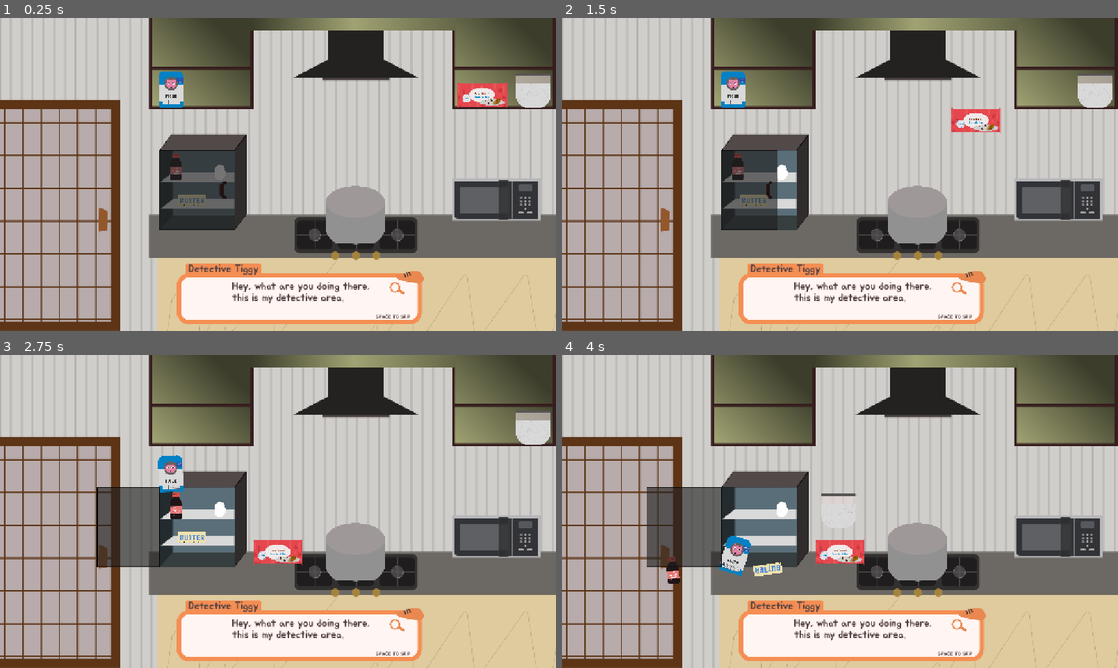
Above: before the commit, frames 1-4 (two rows, left to right).
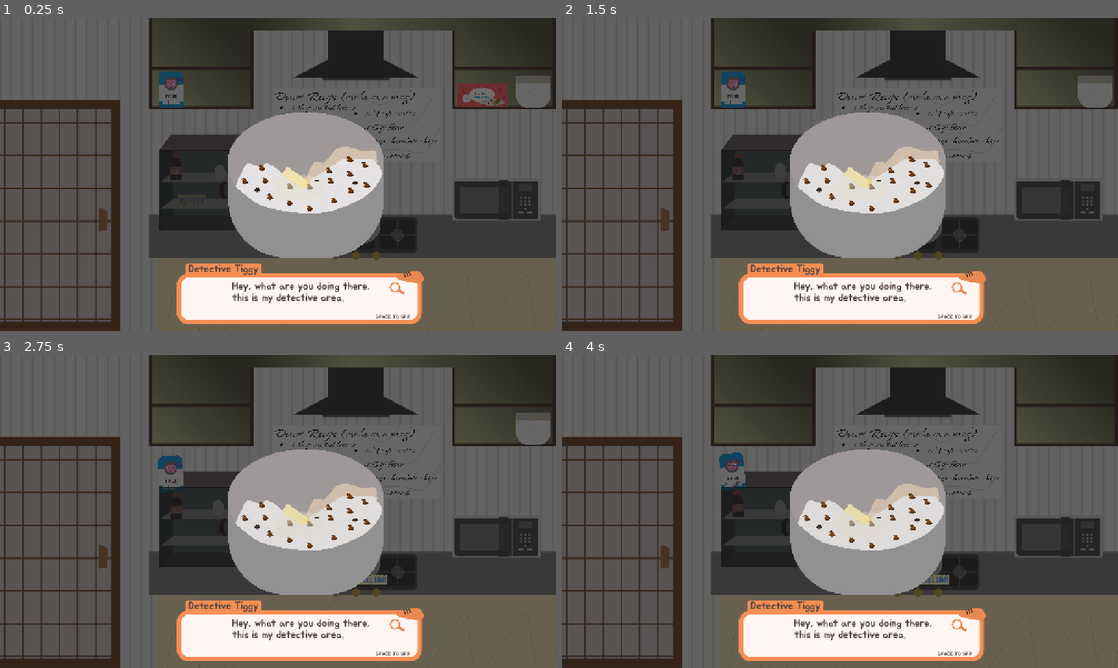
Above: after the commit, the same moments.

Repository: justvishy12/Detective-Tiggy
Game: Godot game, scene res://scenes/kitchen.tscn
Two runs of this game, one before a commit and one after it. Both use one fixed random seed, a clock stepped at 60 frames per second and the inputs below. This scene is started directly instead of the project's main scene.
Inputs (mouse positions are in pixels of both pictures, inside the frame that each line leads up to):
- Up to frame 1 (0.25 s): no input
- Up to frame 2 (1.5 s): tap Enter (ui_accept) at 0.5, 1.25 s; drag from (756, 199) to (895, 105) at 0.52 s; drag from (1045, 96) to (840, 174) at 1.27 s
- Up to frame 3 (2.75 s): move the mouse to (172, 426) at 2.02 s; hold Right from 2.03 s (still down); tap Alt at 2.1 s; click (172, 426) at 2.17 s
- Up to frame 4 (4 s): release Right at 2.75 s; drag from (739, 508) to (673, 464) at 2.77 s; drag from (1095, 426) to (840, 511) at 3.52 s

The runs differ from the first frame. In frame 1, 81% of the frame differs, in the area x 0-100%, y 0-100%; in frame 2, 81%; in frame 3, 80%; in frame 4, 80%.

Commit message:
Fade logic
I have added the next part of the kitchen where the user is mixing the desert recipe, and I have learned how to make it fade smooth!

Diff:
--- a/tigy-moves/scenes/kitchen.tscn
+++ b/tigy-moves/scenes/kitchen.tscn
@@ -18,6 +18,12 @@
 [ext_resource type="Texture2D" uid="uid://vq788cv73ypa" path="res://assets/kitchen items/bowll.png" id="14_88wuv"]
 [ext_resource type="Texture2D" uid="uid://bepfjncllhjay" path="res://assets/kitchen items/doorC.png" id="15_acu1m"]
 [ext_resource type="Texture2D" uid="uid://b7aaers55r3os" path="res://assets/kitchen items/doorO.png" id="16_87bic"]
+[ext_resource type="Texture2D" uid="uid://bwg0hdslmto5s" path="res://assets/Desert Recipe.png" id="19_k1cyo"]
+[ext_resource type="Texture2D" uid="uid://bpdive2tdxe6h" path="res://assets/kitchen items/mixed.png" id="20_e7cmp"]
+[ext_resource type="Texture2D" uid="uid://b5itui1lhfx38" path="res://assets/kitchen items/unmixed.png" id="21_f125y"]
+
+[sub_resource type="RectangleShape2D" id="RectangleShape2D_d7jr1"]
+size = Vector2(947, 715)
 
 [sub_resource type="RectangleShape2D" id="RectangleShape2D_ldxs4"]
 size = Vector2(66, 26)
@@ -224,9 +230,6 @@
 &"open": SubResource("Animation_k1cyo")
 }
 
-[sub_resource type="RectangleShape2D" id="RectangleShape2D_d7jr1"]
-size = Vector2(1276, 715)
-
 [sub_resource type="RectangleShape2D" id="RectangleShape2D_jet7i"]
 size = Vector2(211.25, 20)
 
@@ -241,6 +244,10 @@
 
 [sub_resource type="RectangleShape2D" id="RectangleShape2D_4h3hs"]
 size = Vector2(142, 20)
+
+[sub_resource type="CapsuleShape2D" id="CapsuleShape2D_0kpj8"]
+radius = 142.9868
+height = 392.01294
 
 [node name="Node2D" type="Node2D" unique_id=1596799426]
 script = ExtResource("1_acu1m")
@@ -261,6 +268,175 @@
 offset_right = 1247.0
 offset_bottom = 468.0
 mouse_default_cursor_shape = 2
+
+[node name="border" type="Area2D" parent="." unique_id=561512033]
+visible = false
+modulate = Color(1, 1, 1, 0)
+
+[node name="CollisionShape2D" type="CollisionShape2D" parent="border" unique_id=892649574]
+position = Vector2(803.5, 358.5)
+shape = SubResource("RectangleShape2D_d7jr1")
+
+[node name="Bowll" type="Sprite2D" parent="." unique_id=1366128083]
+position = Vector2(820, 466.00003)
+scale = Vector2(0.08219851, 0.0821985)
+texture = ExtResource("14_88wuv")
+
+[node name="Butter" type="RigidBody2D" parent="." unique_id=180763024 groups=["ingredients"]]
+position = Vector2(443, 419)
+input_pickable = true
+script = ExtResource("9_87bic")
+
+[node name="Butter2" type="Sprite2D" parent="Butter" unique_id=460479774]
+position = Vector2(-1, 3.0517578e-05)
+scale = Vector2(0.28488377, 0.28488377)
+texture = ExtResource("8_k1jr4")
+
+[node name="CollisionShape2D" type="CollisionShape2D" parent="Butter" unique_id=1535981923]
+position = Vector2(-1, 0)
+shape = SubResource("RectangleShape2D_ldxs4")
+
+[node name="Chocolate" type="RigidBody2D" parent="." unique_id=1205048883 groups=["ingredients"]]
+position = Vector2(1109, 178)
+input_pickable = true
+script = ExtResource("9_87bic")
+
+[node name="ChocolateChips" type="Sprite2D" parent="Chocolate" unique_id=1892285315]
+position = Vector2(1, -1)
+scale = Vector2(0.266279, 0.266279)
+texture = ExtResource("9_umms5")
+
+[node name="CollisionShape2D" type="CollisionShape2D" parent="Chocolate" unique_id=519508582]
+position = Vector2(0.5, -1)
+shape = SubResource("RectangleShape2D_0kpj8")
+
+[node name="Flour" type="RigidBody2D" parent="." unique_id=1396237039 groups=["ingredients"]]
+position = Vector2(394, 167)
+input_pickable = true
+script = ExtResource("9_87bic")
+
+[node name="Flour2" type="Sprite2D" parent="Flour" unique_id=1940048332]
+position = Vector2(0, -3)
+scale = Vector2(0.25681803, 0.25681806)
+texture = ExtResource("10_ktc20")
+
+[node name="CollisionShape2D" type="CollisionShape2D" parent="Flour" unique_id=1797307924]
+position = Vector2(0, -3)
+shape = SubResource("RectangleShape2D_w173s")
+
+[node name="Vanila" type="RigidBody2D" parent="." unique_id=1484847621 groups=["ingredients"]]
+position = Vector2(405, 351)
+input_pickable = true
+script = ExtResource("9_87bic")
+
+[node name="Vanilla" type="Sprite2D" parent="Vanila" unique_id=1532786921]
+position = Vector2(6.1035156e-05, -9)
+scale = Vector2(0.2411503, 0.24115029)
+texture = ExtResource("11_bs8bs")
+
+[node name="CollisionShape2D" type="CollisionShape2D" parent="Vanila" unique_id=1979480995]
+position = Vector2(-0.5, -9)
+shape = SubResource("RectangleShape2D_48q5p")
+
+[node name="Sugar" type="RigidBody2D" parent="." unique_id=986341801 groups=["ingredients"]]
+position = Vector2(1229.0001, 167)
+input_pickable = true
+script = ExtResource("9_87bic")
+
+[node name="Sugar2" type="Sprite2D" parent="Sugar" unique_id=2065814834]
+position = Vector2(-1.0001221, 0)
+scale = Vector2(0.26858103, 0.26858103)
+texture = ExtResource("12_88wuv")
+
+[node name="CollisionShape2D" type="CollisionShape2D" parent="Sugar" unique_id=586085950]
+position = Vector2(-1.0001221, -0.5)
+shape = SubResource("RectangleShape2D_yexw1")
+
+[node name="Egg" type="RigidBody2D" parent="." unique_id=345838805 groups=["ingredients"]]
+position = Vector2(506, 355)
+input_pickable = true
+script = ExtResource("9_87bic")
+
+[node name="Egg2" type="Sprite2D" parent="Egg" unique_id=1109630358]
+scale = Vector2(0.22033887, 0.22033887)
+texture = ExtResource("13_umms5")
+
+[node name="CollisionShape2D" type="CollisionShape2D" parent="Egg" unique_id=621596958]
+shape = SubResource("CapsuleShape2D_ldxs4")
+
+[node name="DoorC" type="Sprite2D" parent="." unique_id=232497578]
+modulate = Color(0.3180198, 0.31801978, 0.31801975, 1)
+position = Vector2(454, 396)
+texture = ExtResource("15_acu1m")
+
+[node name="DoorO" type="Sprite2D" parent="." unique_id=194833472]
+modulate = Color(0.3180198, 0.31801978, 0.31801975, 1)
+position = Vector2(366.75, 396)
+scale = Vector2(0.00867052, 1)
+texture = ExtResource("16_87bic")
+
+[node name="AnimationPlayer" type="AnimationPlayer" parent="." unique_id=2057616898]
+libraries/ = SubResource("AnimationLibrary_3fy06")
+
+[node name="fridge" type="Button" parent="." unique_id=694302824]
+modulate = Color(1, 1, 1, 0)
+offset_left = 360.0
+offset_top = 299.0
+offset_right = 546.9999
+offset_bottom = 493.0
+mouse_default_cursor_shape = 2
+
+[node name="StaticBody2D" type="StaticBody2D" parent="." unique_id=1454800911]
+
+[node name="CollisionShape2D" type="CollisionShape2D" parent="StaticBody2D" unique_id=1548559226]
+position = Vector2(452, 520)
+shape = SubResource("RectangleShape2D_jet7i")
+
+[node name="CollisionShape2D6" type="CollisionShape2D" parent="StaticBody2D" unique_id=157883936]
+position = Vector2(347, 273.5)
+shape = SubResource("RectangleShape2D_k1cyo")
+
+[node name="CollisionShape2D7" type="CollisionShape2D" parent="StaticBody2D" unique_id=1991224918]
+position = Vector2(1276, 279)
+shape = SubResource("RectangleShape2D_k1cyo")
+
+[node name="CollisionShape2D8" type="CollisionShape2D" parent="StaticBody2D" unique_id=1422029479]
+position = Vector2(814, 4.50002)
+rotation = -1.5707964
+shape = SubResource("RectangleShape2D_3fy06")
+
+[node name="CollisionShape2D2" type="CollisionShape2D" parent="StaticBody2D" unique_id=288417879]
+position = Vector2(652, 493)
+shape = SubResource("RectangleShape2D_87bic")
+
+[node name="CollisionShape2D3" type="CollisionShape2D" parent="StaticBody2D" unique_id=947693555]
+position = Vector2(828.375, 540)
+shape = SubResource("RectangleShape2D_jet7i")
+
+[node name="CollisionShape2D4" type="CollisionShape2D" parent="StaticBody2D" unique_id=1823076128]
+position = Vector2(1037, 502)
+shape = SubResource("RectangleShape2D_jet7i")
+
+[node name="CollisionShape2D5" type="CollisionShape2D" parent="StaticBody2D" unique_id=939815104]
+position = Vector2(1207, 530)
+shape = SubResource("RectangleShape2D_4h3hs")
+
+[node name="DesertRecipe" type="Sprite2D" parent="." unique_id=1071040333]
+position = Vector2(820, 247)
+scale = Vector2(0.1996181, 0.19961806)
+texture = ExtResource("19_k1cyo")
+
+[node name="Panel" type="Panel" parent="." unique_id=346473808]
+offset_left = -12.0
+offset_top = -17.0
+offset_right = 1329.0
+offset_bottom = 736.0
+mouse_filter = 1
+
+[node name="Bowll2" type="Sprite2D" parent="." unique_id=389627490]
+position = Vector2(704, 384)
+scale = Vector2(0.26123977, 0.26123974)
+texture = ExtResource("14_88wuv")
 
 [node name="Camera2D" type="Camera2D" parent="." unique_id=2066841203]
 position = Vector2(640, 360)
@@ -330,162 +506,32 @@
 visible = false
 position = Vector2(-640, -360)
 
-[node name="Bowll" type="Sprite2D" parent="." unique_id=1366128083]
-position = Vector2(817.99994, 453)
-scale = Vector2(0.23667851, 0.2366785)
-texture = ExtResource("14_88wuv")
-
-[node name="Butter" type="RigidBody2D" parent="." unique_id=180763024 groups=["ingredients"]]
-position = Vector2(443, 419)
-input_pickable = true
-script = ExtResource("9_87bic")
-
-[node name="Butter2" type="Sprite2D" parent="Butter" unique_id=460479774]
-position = Vector2(-1, 3.0517578e-05)
-scale = Vector2(0.28488377, 0.28488377)
-texture = ExtResource("8_k1jr4")
-
-[node name="CollisionShape2D" type="CollisionShape2D" parent="Butter" unique_id=1535981923]
-position = Vector2(-1, 0)
-shape = SubResource("RectangleShape2D_ldxs4")
-
-[node name="Chocolate" type="RigidBody2D" parent="." unique_id=1205048883 groups=["ingredients"]]
-position = Vector2(1109, 178)
-input_pickable = true
-script = ExtResource("9_87bic")
-
-[node name="ChocolateChips" type="Sprite2D" parent="Chocolate" unique_id=1892285315]
-position = Vector2(1, -1)
-scale = Vector2(0.266279, 0.266279)
-texture = ExtResource("9_umms5")
-
-[node name="CollisionShape2D" type="CollisionShape2D" parent="Chocolate" unique_id=519508582]
-position = Vector2(0.5, -1)
-shape = SubResource("RectangleShape2D_0kpj8")
-
-[node name="Flour" type="RigidBody2D" parent="." unique_id=1396237039 groups=["ingredients"]]
-position = Vector2(394, 167)
-input_pickable = true
-script = ExtResource("9_87bic")
-
-[node name="Flour2" type="Sprite2D" parent="Flour" unique_id=1940048332]
-position = Vector2(0, -3)
-scale = Vector2(0.25681803, 0.25681806)
-texture = ExtResource("10_ktc20")
-
-[node name="CollisionShape2D" type="CollisionShape2D" parent="Flour" unique_id=1797307924]
-position = Vector2(0, -3)
-shape = SubResource("RectangleShape2D_w173s")
-
-[node name="Vanila" type="RigidBody2D" parent="." unique_id=1484847621 groups=["ingredients"]]
-position = Vector2(405, 351)
-input_pickable = true
-script = ExtResource("9_87bic")
-
-[node name="Vanilla" type="Sprite2D" parent="Vanila" unique_id=1532786921]
-position = Vector2(6.1035156e-05, -9)
-scale = Vector2(0.2411503, 0.24115029)
-texture = ExtResource("11_bs8bs")
-
-[node name="CollisionShape2D" type="CollisionShape2D" parent="Vanila" unique_id=1979480995]
-position = Vector2(-0.5, -9)
-shape = SubResource("RectangleShape2D_48q5p")
-
-[node name="Sugar" type="RigidBody2D" parent="." unique_id=986341801 groups=["ingredients"]]
-position = Vector2(1229.0001, 167)
-input_pickable = true
-script = ExtResource("9_87bic")
-
-[node name="Sugar2" type="Sprite2D" parent="Sugar" unique_id=2065814834]
-position = Vector2(-1.0001221, 0)
-scale = Vector2(0.26858103, 0.26858103)
-texture = ExtResource("12_88wuv")
-
-[node name="CollisionShape2D" type="CollisionShape2D" parent="Sugar" unique_id=586085950]
-position = Vector2(-1.0001221, -0.5)
-shape = SubResource("RectangleShape2D_yexw1")
-
-[node name="Egg" type="RigidBody2D" parent="." unique_id=345838805 groups=["ingredients"]]
-position = Vector2(506, 355)
-input_pickable = true
-script = ExtResource("9_87bic")
-
-[node name="Egg2" type="Sprite2D" parent="Egg" unique_id=1109630358]
-scale = Vector2(0.22033887, 0.22033887)
-texture = ExtResource("13_umms5")
-
-[node name="CollisionShape2D" type="CollisionShape2D" parent="Egg" unique_id=621596958]
-shape = SubResource("CapsuleShape2D_ldxs4")
-
-[node name="DoorC" type="Sprite2D" parent="." unique_id=232497578]
-modulate = Color(0.3180198, 0.31801978, 0.31801975, 1)
-position = Vector2(454, 396)
-texture = ExtResource("15_acu1m")
-
-[node name="DoorO" type="Sprite2D" parent="." unique_id=194833472]
-modulate = Color(0.3180198, 0.31801978, 0.31801975, 1)
-position = Vector2(366.75, 396)
-scale = Vector2(0.00867052, 1)
-texture = ExtResource("16_87bic")
-
-[node name="AnimationPlayer" type="AnimationPlayer" parent="." unique_id=2057616898]
-libraries/ = SubResource("AnimationLibrary_3fy06")
-
-[node name="border" type="Area2D" parent="." unique_id=561512033]
-
-[node name="CollisionShape2D" type="CollisionShape2D" parent="border" unique_id=892649574]
-position = Vector2(639, 358.5)
-shape = SubResource("RectangleShape2D_d7jr1")
-
-[node name="fridge" type="Button" parent="." unique_id=694302824]
+[node name="Mixed" type="Sprite2D" parent="." unique_id=2017366262]
 modulate = Color(1, 1, 1, 0)
-offset_left = 360.0
-offset_top = 299.0
-offset_right = 546.9999
-offset_bottom = 493.0
-mouse_default_cursor_shape = 2
-
-[node name="StaticBody2D" type="StaticBody2D" parent="." unique_id=1454800911]
-
-[node name="CollisionShape2D" type="CollisionShape2D" parent="StaticBody2D" unique_id=1548559226]
-position = Vector2(452, 520)
-shape = SubResource("RectangleShape2D_jet7i")
-
-[node name="CollisionShape2D6" type="CollisionShape2D" parent="StaticBody2D" unique_id=157883936]
-position = Vector2(347, 273.5)
-shape = SubResource("RectangleShape2D_k1cyo")
-
-[node name="CollisionShape2D7" type="CollisionShape2D" parent="StaticBody2D" unique_id=1991224918]
-position = Vector2(1276, 279)
-shape = SubResource("RectangleShape2D_k1cyo")
-
-[node name="CollisionShape2D8" type="CollisionShape2D" parent="StaticBody2D" unique_id=1422029479]
-position = Vector2(814, 4.50002)
-rotation = -1.5707964
-shape = SubResource("RectangleShape2D_3fy06")
-
-[node name="CollisionShape2D2" type="CollisionShape2D" parent="StaticBody2D" unique_id=288417879]
-position = Vector2(652, 493)
-shape = SubResource("RectangleShape2D_87bic")
-
-[node name="CollisionShape2D3" type="CollisionShape2D" parent="StaticBody2D" unique_id=947693555]
-position = Vector2(828.375, 540)
-shape = SubResource("RectangleShape2D_jet7i")
-
-[node name="CollisionShape2D4" type="CollisionShape2D" parent="StaticBody2D" unique_id=1823076128]
-position = Vector2(1037, 502)
-shape = SubResource("RectangleShape2D_jet7i")
-
-[node name="CollisionShape2D5" type="CollisionShape2D" parent="StaticBody2D" unique_id=939815104]
-position = Vector2(1207, 530)
-shape = SubResource("RectangleShape2D_4h3hs")
+position = Vector2(704, 333.99997)
+scale = Vector2(0.261, 0.261)
+texture = ExtResource("20_e7cmp")
+
+[node name="Unmixed" type="Sprite2D" parent="." unique_id=659752338]
+position = Vector2(704, 335)
+scale = Vector2(0.261, 0.261)
+texture = ExtResource("21_f125y")
+
+[node name="mousemix" type="Area2D" parent="." unique_id=1366953315]
+
+[node name="CollisionShape2D" type="CollisionShape2D" parent="mousemix" unique_id=2086172725]
+position = Vector2(702.99994, 338.99997)
+rotation = -1.5748196
+shape = SubResource("CapsuleShape2D_0kpj8")
 
 [connection signal="pressed" from="Microwave" to="." method="_on_microwave_pressed"]
+[connection signal="body_exited" from="border" to="." method="_on_border_body_exited"]
 [connection signal="input_event" from="Butter" to="Butter" method="_on_input_event"]
 [connection signal="input_event" from="Chocolate" to="Chocolate" method="_on_input_event"]
 [connection signal="input_event" from="Flour" to="Flour" method="_on_input_event"]
 [connection signal="input_event" from="Vanila" to="Vanila" method="_on_input_event"]
 [connection signal="input_event" from="Sugar" to="Sugar" method="_on_input_event"]
 [connection signal="input_event" from="Egg" to="Egg" method="_on_input_event"]
-[connection signal="body_exited" from="border" to="." method="_on_border_body_exited"]
 [connection signal="pressed" from="fridge" to="." method="_on_fridge_pressed"]
+[connection signal="mouse_entered" from="mousemix" to="." method="_on_mousemix_mouse_entered"]
+[connection signal="mouse_exited" from="mousemix" to="." method="_on_mousemix_mouse_exited"]
--- a/tigy-moves/scripts/kitchen.gd
+++ b/tigy-moves/scripts/kitchen.gd
@@ -1,10 +1,25 @@
 extends Node2D
 var fridge = false
 var microwave = false
+var all_moved = true
+var mix = true
+var mixing = false
+var mouse_moved = true
+var mouse_position = Vector2(0,0)
 # Called when the node enters the scene tree for the first time.
 func _ready() -> void:
 	pass # Replace with function body.
 
+
+
+func check_ingredients():
+	for item in get_tree().get_nodes_in_group("ingredients"):
+		if item.global_position == item.start_position:
+			all_moved = false
+			break
+
+	if all_moved:
+		print("good")
 
 func _on_fridge_pressed() -> void:
 	if fridge == false:
@@ -49,3 +64,37 @@
 			PhysicsServer2D.BODY_STATE_TRANSFORM,
 			body.global_transform
 		)
+
+
+func fade_items():
+	if mixing and mix:
+		mouse_position = get_global_mouse_position()
+
+		while $Mixed.modulate.a < 1.0 and mix and mixing:
+			var current_position = get_global_mouse_position()
+
+			if mouse_position.distance_to(current_position) > 1:
+				mouse_moved = true
+			else:
+				mouse_moved = false
+
+			if mouse_moved:
+				$Mixed.modulate.a = min($Mixed.modulate.a + 0.01, 1.0)
+				$Unmixed.modulate.a = max($Unmixed.modulate.a - 0.01, 0.0)
+
+			mouse_position = current_position
+			await get_tree().create_timer(0.02).timeout
+
+		if $Mixed.modulate.a >= 1.0:
+			$Mixed.modulate.a = 1.0
+			$Unmixed.modulate.a = 0.0
+
+func _on_mousemix_mouse_entered() -> void:
+	mixing = true
+	print("god")
+	if mix:
+		fade_items()
+
+
+func _on_mousemix_mouse_exited() -> void:
+	mixing = false
Binary file changed: tigy-moves/assets/Desert Recipe.png
Binary file changed: tigy-moves/assets/kitchen items/bowll.png
Binary file added: tigy-moves/assets/kitchen items/microwaved.png
Not shown, added: tigy-moves/assets/kitchen items/microwaved.png.import
Binary file added: tigy-moves/assets/kitchen items/mixed.png
Not shown, added: tigy-moves/assets/kitchen items/mixed.png.import
Binary file added: tigy-moves/assets/kitchen items/unmixed.png
Not shown, added: tigy-moves/assets/kitchen items/unmixed.png.import
